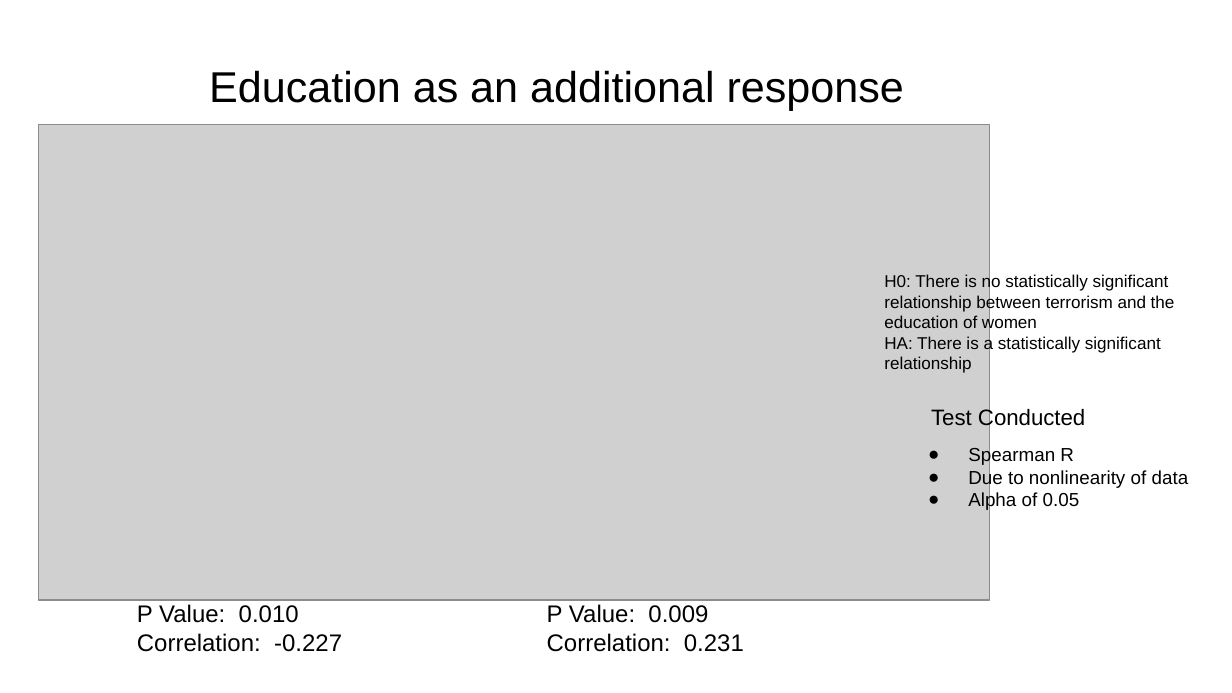
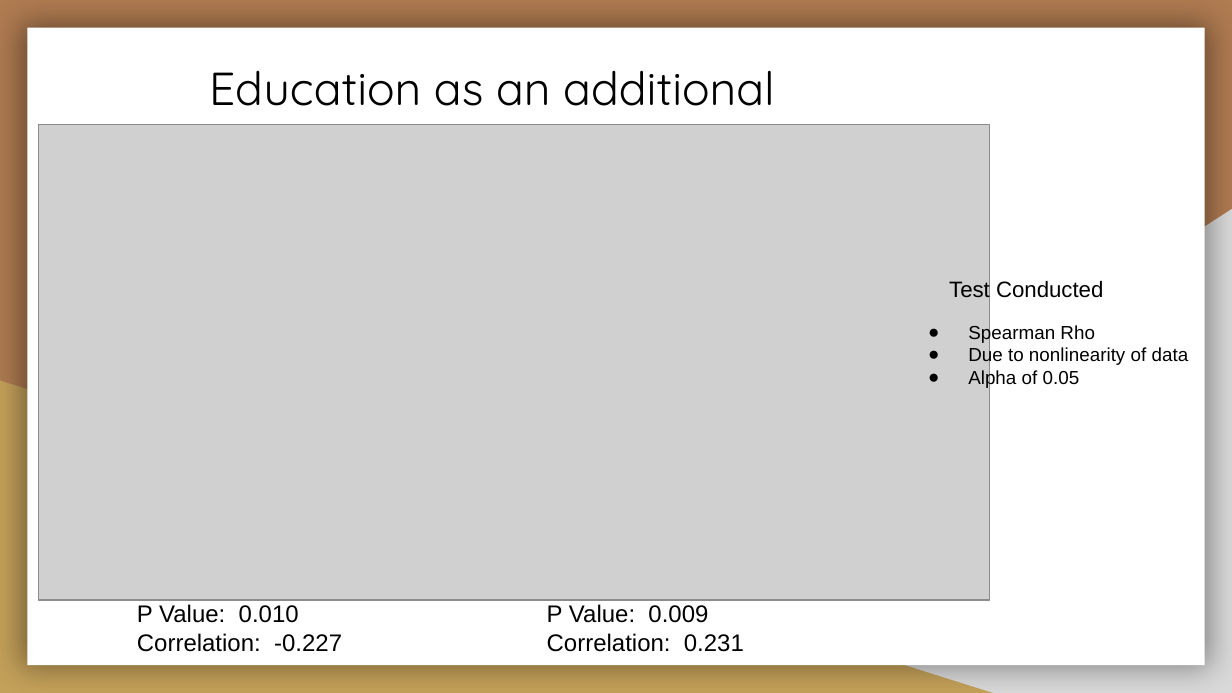
Before and after one commit to wmcfarlan/security_analysis, a slide deck: slide 5 of edu_terr_analysis.pptx. Drawn at 1232x693 pixels with LibreOffice and Linux fonts; fonts in the diff are those of the drawing; grey boxes stand for pictures; background and template pictures are left out. Boxes give left, top, right and bottom in pixels: in the first picture for what was removed or moved away, otherwise in the second. Text is boxed around its words. In the diff, an @@ line names an element or a change of style, - is before the commit and + after.

```diff
--- a/edu_terr_analysis.pptx
+++ b/edu_terr_analysis.pptx
@@ background #FFFFFF to picture (left out) @@
@@ rectangle added at (27,28,1205,665), fill #FFFFFF @@
@@ title "Education as an additional response" at (209,70,775,125): size 25.2 to 27 pt, font Arial to Quicksand @@
@@ right triangle added at (483,209,1232,693), fill #D9D9D9 @@
@@ text "Test Conducted": place and size @@
-text "Test Conducted" at (931,408,1085,431)
+text "Test Conducted" at (949,279,1103,302)
@@ text removed at (884,273,1175,373) @@
-H0: There is no statistically significant relationship between terrorism and the education of women
-HA: There is a statistically significant relationship
@@ text "Spearman Rho": place and size @@
-text "Spearman Rho" at (968,447,1189,511)
+text "Spearman Rho" at (968,324,1189,389)
@@ text at (968,324,1095,343): text changed @@
-● Spearman R
+● Spearman Rho
@@ right triangle added at (0,381,993,693), fill #C4A15A @@
```
Also in this commit, not shown: 3 other slides changed, 2 slides added, 2 slides removed, 3 other files.
